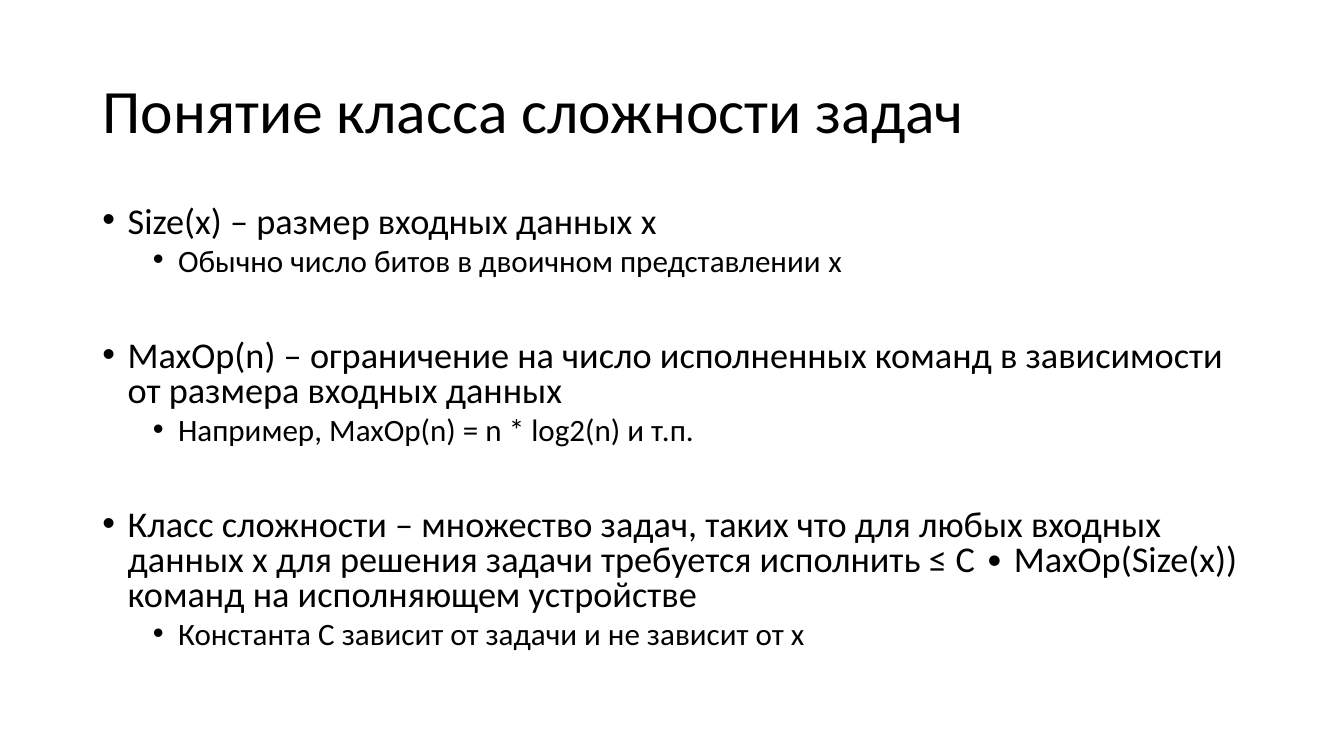
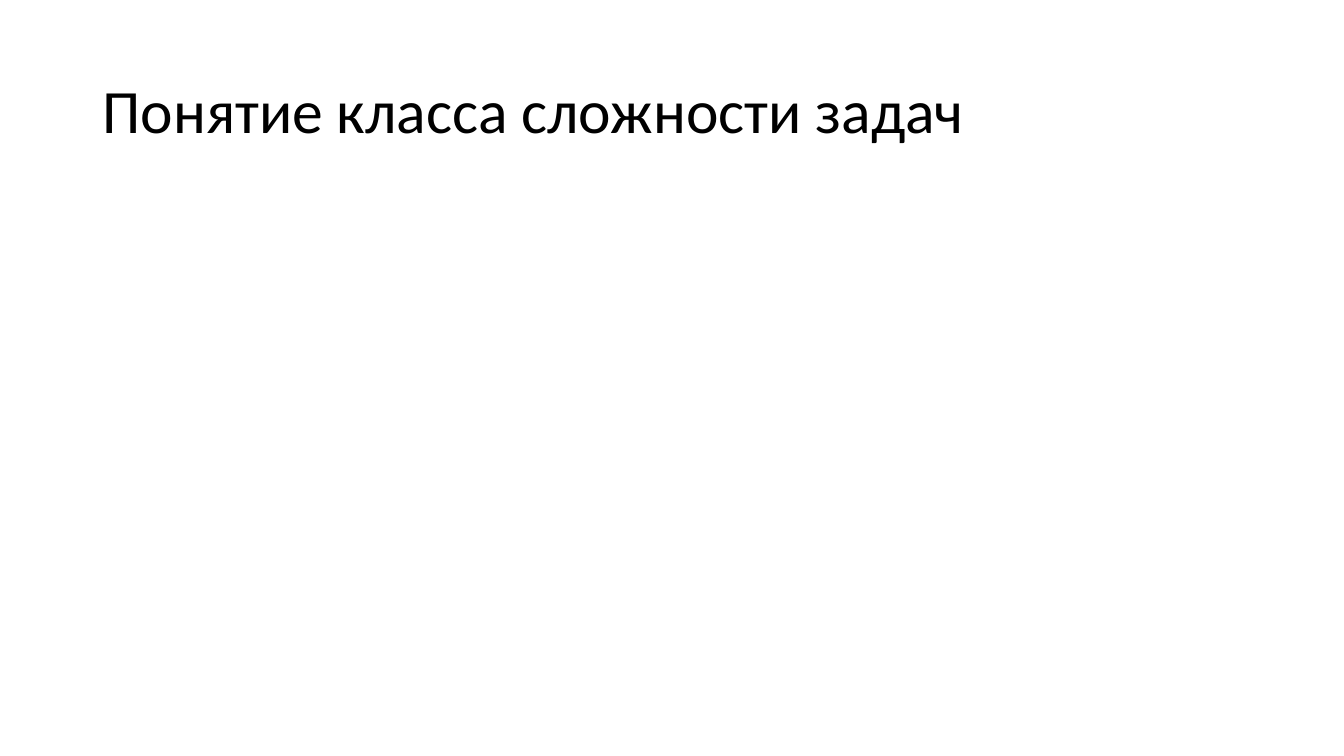
Before and after one commit to Evgueni-Petrov-aka-espetrov/Algorithms-and-Programming-in-C-pptx, a slide deck: slide 22 of 20 Алгоритмы с возвратом.pptx (slide 5 before the commit). Drawn at 1344x756 pixels with LibreOffice and Linux fonts; fonts in the diff are those of the drawing. Boxes give left, top, right and bottom in pixels: in the first picture for what was removed or moved away, otherwise in the second. Text is boxed around its words. In the diff, an @@ line names an element or a change of style, - is before the commit and + after.

```diff
--- a/20 Алгоритмы с возвратом.pptx
+++ b/20 Алгоритмы с возвратом.pptx
@@ text removed at <box>128,207,1237,650</box> @@
-• Size(x) – размер входных данных x
-  • Обычно число битов в двоичном представлении x
-• MaxOp(n) – ограничение на число исполненных команд в зависимости от размера входных данных
-  • Например, MaxOp(n) = n * log2(n) и т.п.
-• Класс сложности – множество задач, таких что для любых входных данных x для решения задачи требуется исполнить ≤ C ∙ MaxOp(Size(x)) команд на исполняющем устройстве
-  • Константа C зависит от задачи и не зависит от х
```
Also in this commit, not shown: 15 other slides changed, 120 slides added, 1 slide removed.
